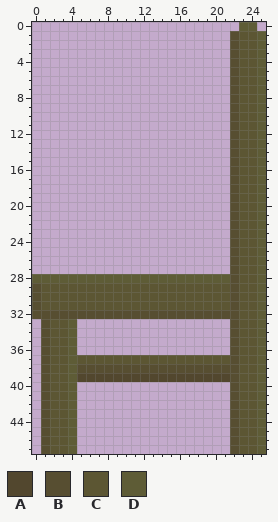
Pixel-art file: Art Assets/Sprites/Dining Room/Dining Chair Right.aseprite. Above is the file before it was changed.
26x48 pixels, 1 frame. Colours within 5 levels of each other are drawn and written as one.
Palette (. is transparent): A #52472e  B #574e31  C #5c5633  D #5e5c36
Once edited:
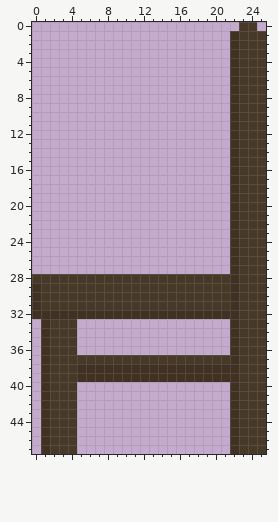
Author's note on the commit: Edited side dining room chairs
Edits made:
@@ palette @@
-B #574e31
+B #403123
-C #5c5633
+C #473927
@@ x 0..25 @@
- 0 .......................DD.
- 1 ......................BCCD
- 2 ......................BCCD
- 3 ......................BCCD
- 4 ......................BCCD
- 5 ......................BCCD
- 6 ......................BCCD
- 7 ......................BCCD
- 8 ......................BCCD
- 9 ......................BCCD
-10 ......................BCCD
-11 ......................BCCD
-12 ......................BCCD
-13 ......................BCCD
-14 ......................BCCD
-15 ......................BCCD
-16 ......................BCCD
-17 ......................BCCD
-18 ......................BCCD
-19 ......................BCCD
-20 ......................BCCD
-21 ......................BCCD
-22 ......................BCCD
-23 ......................BCCD
-24 ......................BCCD
-25 ......................BCCD
-26 ......................BCCD
-27 ......................BCCD
-28 DDDDDDDDDDDDDDDDDDDDDDBCCD
-29 BCCCCCCCCCCCCCCCCCCCCCBCCD
-30 BCCCCCCCCCCCCCCCCCCCCCBCCD
-31 BCCCCCCCCCCCCCCCCCCCCCBCCD
-32 BBBBBBBBBBBBBBBBBBBBBBBCCD
-33 .BCCD.................BCCD
-34 .BCCD.................BCCD
-35 .BCCD.................BCCD
-36 .BCCD.................BCCD
-37 .BCCDCCCCCCCCCCCCCCCCCBCCD
-38 .BCCDBBBBBBBBBBBBBBBBBBCCD
-39 .BCCDAAAAAAAAAAAAAAAAABCCD
-40 .BCCD.................BCCD
-41 .BCCD.................BCCD
-42 .BCCD.................BCCD
-43 .BCCD.................BCCD
-44 .BCCD.................BCCD
-45 .BCCD.................BCCD
-46 .BCCD.................BCCD
-47 .BCCD.................BCCD
+ 0 .......................CC.
+ 1 ......................BCCC
+ 2 ......................BCCC
+ 3 ......................BCCC
+ 4 ......................BCCC
+ 5 ......................BCCC
+ 6 ......................BCCC
+ 7 ......................BCCC
+ 8 ......................BCCC
+ 9 ......................BCCC
+10 ......................BCCC
+11 ......................BCCC
+12 ......................BCCC
+13 ......................BCCC
+14 ......................BCCC
+15 ......................BCCC
+16 ......................BCCC
+17 ......................BCCC
+18 ......................BCCC
+19 ......................BCCC
+20 ......................BCCC
+21 ......................BCCC
+22 ......................BCCC
+23 ......................BCCC
+24 ......................BCCC
+25 ......................BCCC
+26 ......................BCCC
+27 ......................BCCC
+28 CCCCCCCCCCCCCCCCCCCCCCBCCC
+29 BCCCCCCCCCCCCCCCCCCCCCBCCC
+30 BCCCCCCCCCCCCCCCCCCCCCBCCC
+31 BCCCCCCCCCCCCCCCCCCCCCBCCC
+32 BBBBBBBBBBBBBBBBBBBBBBBCCC
+33 .BCCC.................BCCC
+34 .BCCC.................BCCC
+35 .BCCC.................BCCC
+36 .BCCC.................BCCC
+37 .BCCCCCCCCCCCCCCCCCCCCBCCC
+38 .BCCCBBBBBBBBBBBBBBBBBBCCC
+39 .BCCCBBBBBBBBBBBBBBBBBBCCC
+40 .BCCC.................BCCC
+41 .BCCC.................BCCC
+42 .BCCC.................BCCC
+43 .BCCC.................BCCC
+44 .BCCC.................BCCC
+45 .BCCC.................BCCC
+46 .BCCC.................BCCC
+47 .BCCC.................BCCC
Pixel boxes of the changes (left, top, right, bottom) in both pictures:
changed: (32, 22, 266, 454)
